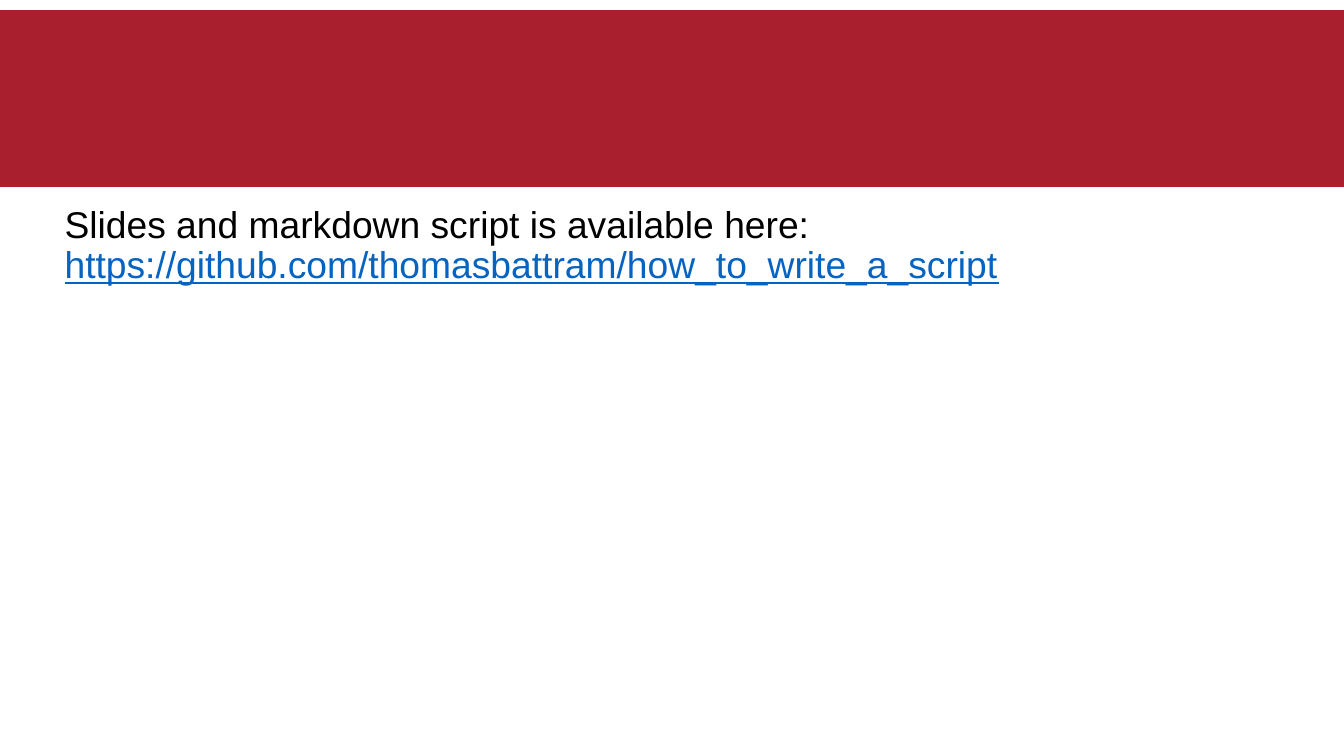
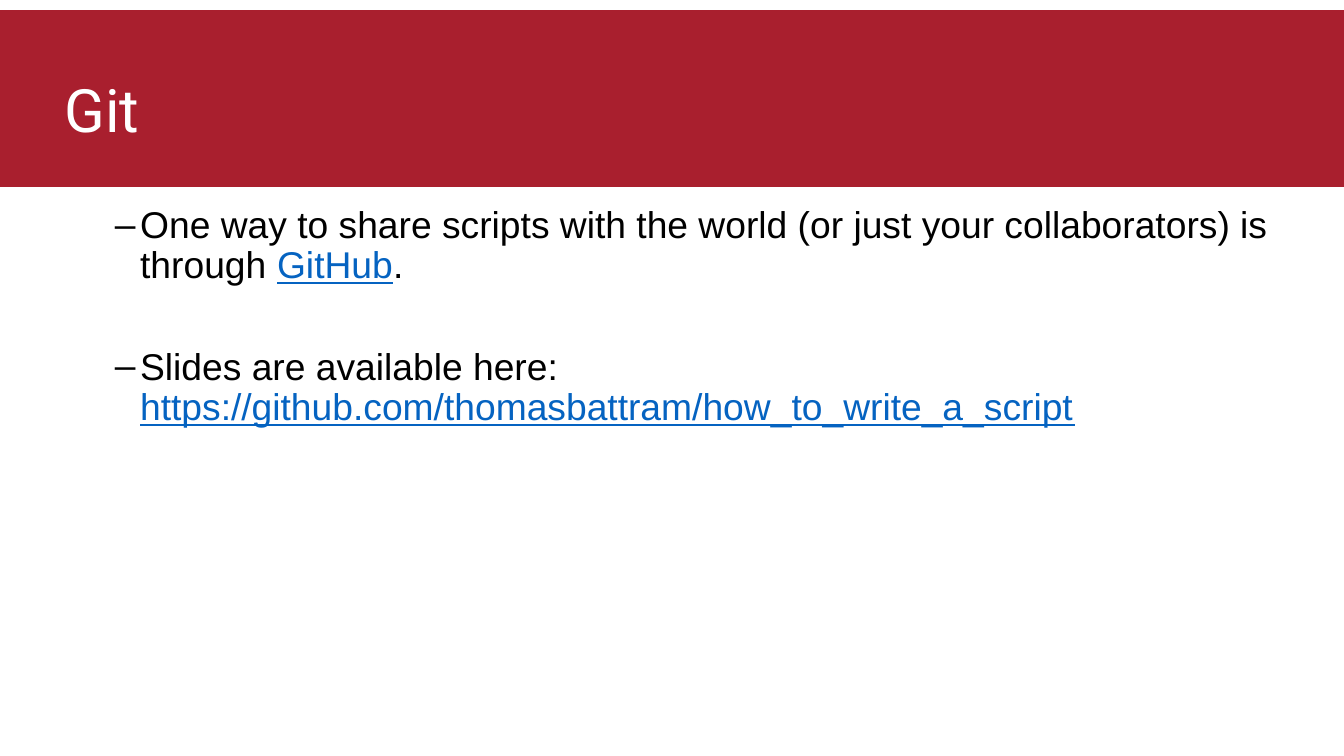
Before and after one commit to thomasbattram/how_to_write_a_script, a slide deck: slide 18 of slides/how_to_write_a_script.pptx (slide 13 before the commit). Drawn at 1344x756 pixels with LibreOffice and Linux fonts; fonts in the diff are those of the drawing; background and template pictures are left out. Boxes give left, top, right and bottom in pixels: in the first picture for what was removed or moved away, otherwise in the second. Text is boxed around its words. In the diff, an @@ line names an element or a change of style, - is before the commit and + after.

```diff
--- a/slides/how_to_write_a_script.pptx
+++ b/slides/how_to_write_a_script.pptx
@@ title added at <box>65,89,140,133</box>, 42.7 pt, text #FFFFFF @@
+Git
@@ text at <box>140,211,1267,428</box>: text changed; text colour #0563C1 to #000000 @@
-Slides and markdown script is available here: https://github.com/thomasbattram/how_to_write_a_script
+  – One way to share scripts with the world (or just your collaborators) is through GitHub.
+  – Slides are available here: https://github.com/thomasbattram/how_to_write_a_script
```
Also in this commit, not shown: 10 other slides changed, 6 slides added, 12 other files.
